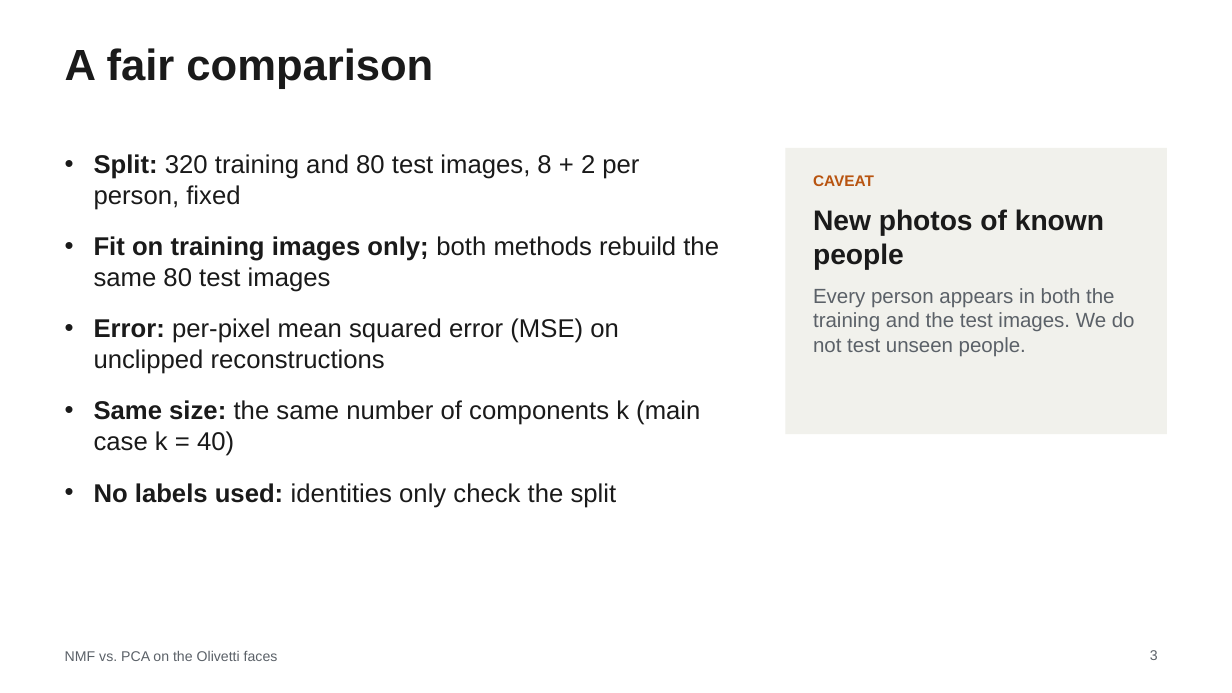
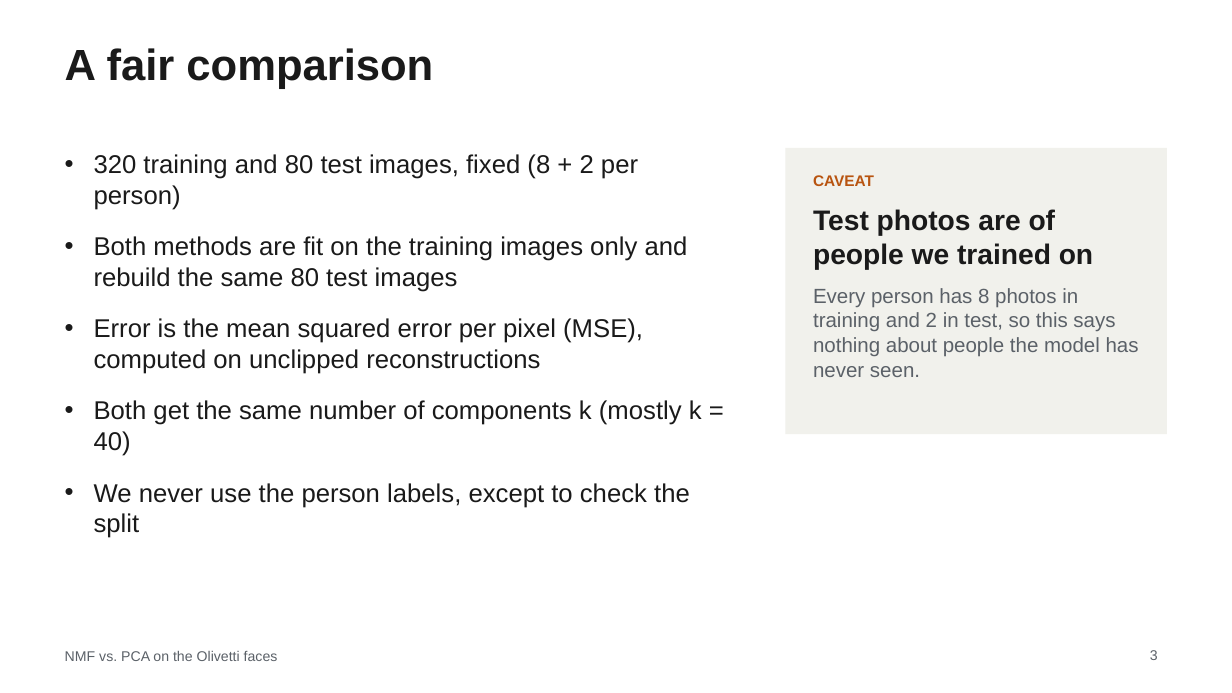
Before and after one commit to MachineWJQ6657/pca-vs-nmf, a slide deck: slide 3 of slides/STOR565_Slides.pptx. Drawn at 1232x693 pixels with LibreOffice and Linux fonts; fonts in the diff are those of the drawing. Boxes give left, top, right and bottom in pixels: in the first picture for what was removed or moved away, otherwise in the second. Text is boxed around its words. In the diff, an @@ line names an element or a change of style, - is before the commit and + after.

```diff
--- a/slides/STOR565_Slides.pptx
+++ b/slides/STOR565_Slides.pptx
@@ text at box(94, 154, 702, 538): text changed @@
-• Split: 320 training and 80 test images, 8 + 2 per person, fixed
-• Fit on training images only; both methods rebuild the same 80 test images
-• Error: per-pixel mean squared error (MSE) on unclipped reconstructions
-• Same size: the same number of components k (main case k = 40)
-• No labels used: identities only check the split
+• 320 training and 80 test images, fixed (8 + 2 per person)
+• Both methods are fit on the training images only and rebuild the same 80 test images
+• Error is the mean squared error per pixel (MSE), computed on unclipped reconstructions
+• Both get the same number of components k (mostly k = 40)
+• We never use the person labels, except to check the split
@@ text at box(813, 209, 1139, 377): text changed @@
-New photos of known people
-Every person appears in both the training and the test images. We do not test unseen people.
+Test photos are of people we trained on
+Every person has 8 photos in training and 2 in test, so this says nothing about people the model has never seen.
```
Also in this commit, not shown: 13 other slides changed, 1 other file.
